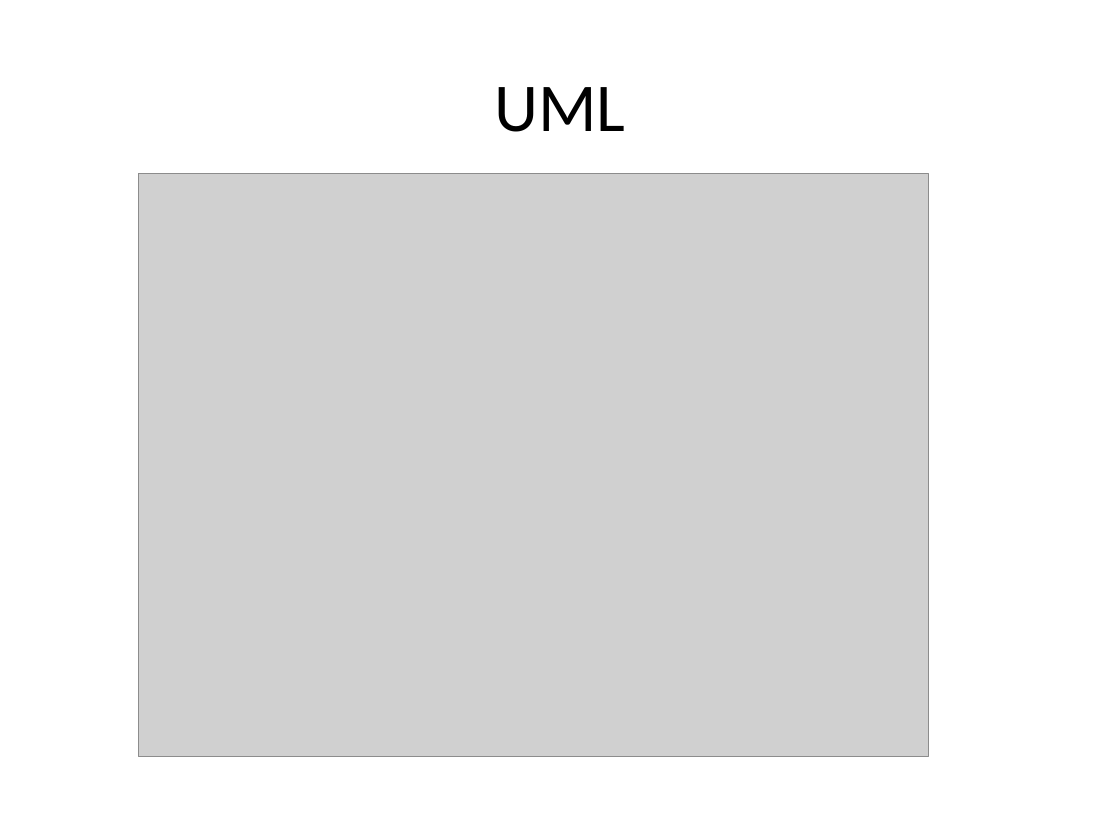
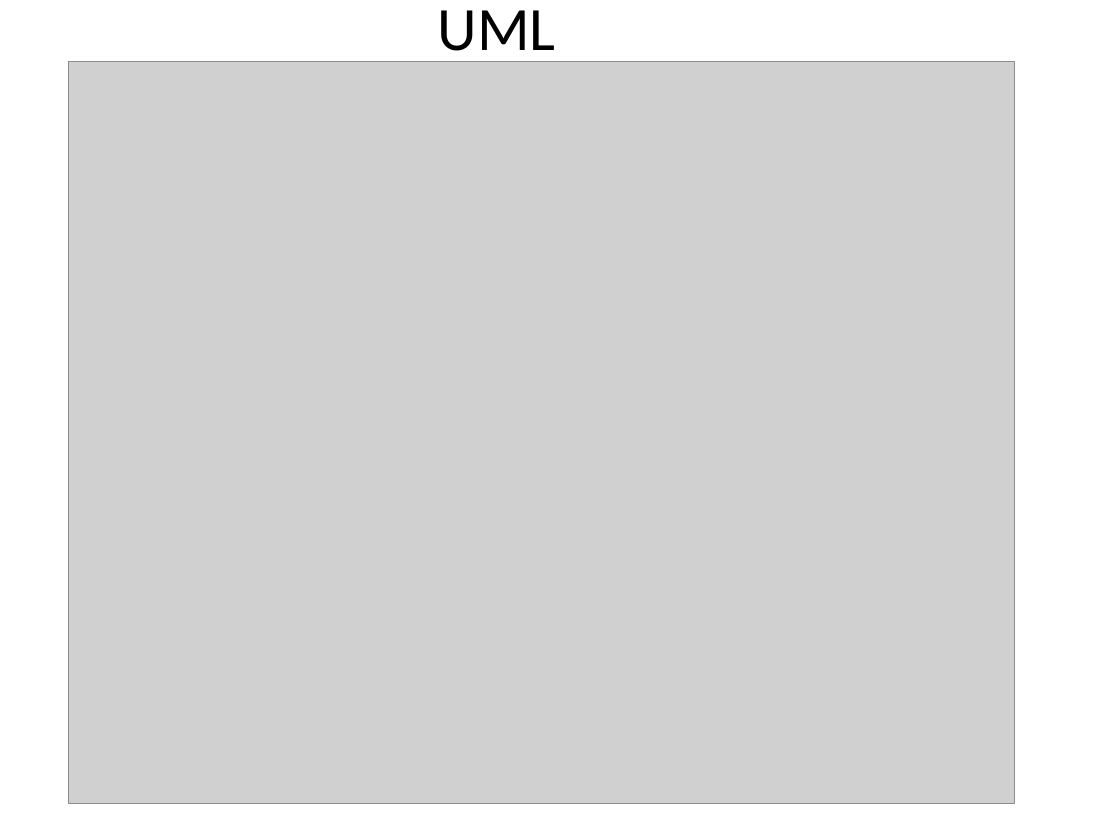
Before and after one commit to ProOrientadaObjetos-P-D-AA2025/aab1-25-proyecto-bimestral-1er-bim-grupal-JairoMacas-P, a slide deck: slide 5 of Varios/Presentacion_GestionBuses.pptx. Drawn at 1120x840 pixels with LibreOffice and Linux fonts; fonts in the diff are those of the drawing; grey boxes stand for pictures; background and template pictures are left out. Boxes give left, top, right and bottom in pixels: in the first picture for what was removed or moved away, otherwise in the second. Text is boxed around its words. In the diff, an @@ line names an element or a change of style, - is before the commit and + after.

```diff
--- a/Varios/Presentacion_GestionBuses.pptx
+++ b/Varios/Presentacion_GestionBuses.pptx
@@ title "UML": place and size @@
-title "UML" at bbox=[494, 87, 625, 132]
+title "UML" at bbox=[438, 10, 556, 65]
@@ title "UML" at bbox=[438, 10, 556, 65]: size 44 to 39.6 pt @@
@@ picture: place and size @@
-picture at bbox=[139, 174, 928, 757]
+picture at bbox=[68, 62, 1014, 804]
```
Also in this commit, not shown: 4 other slides changed, 3 slides added, 2 slides removed, 43 other files.
